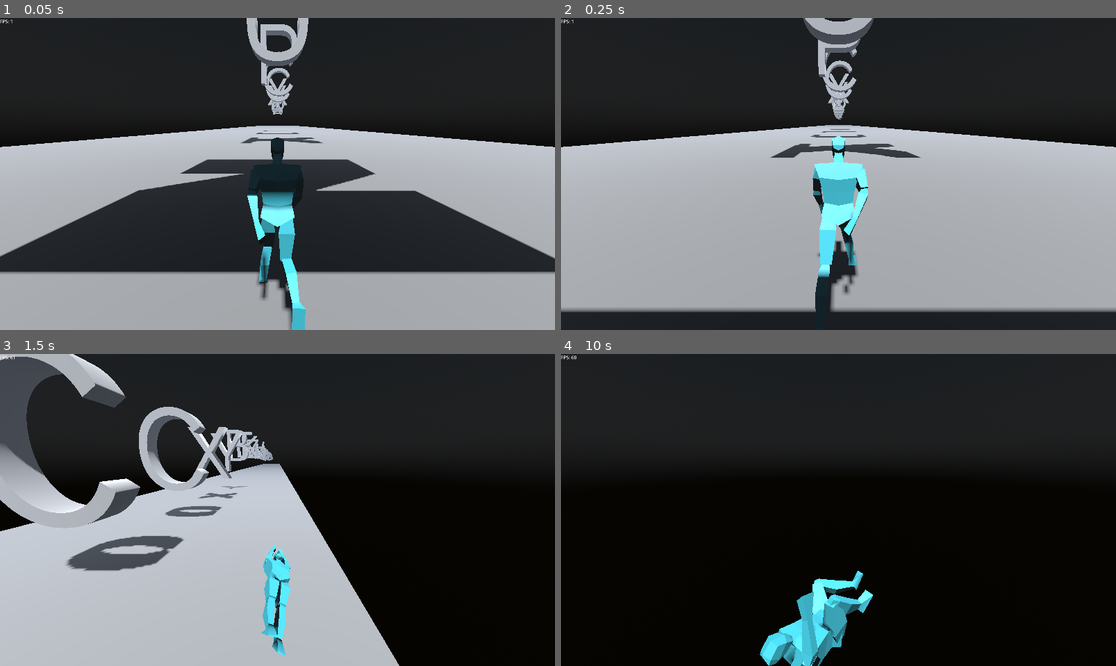
Above: before the commit, frames 1-4 (two rows, left to right).
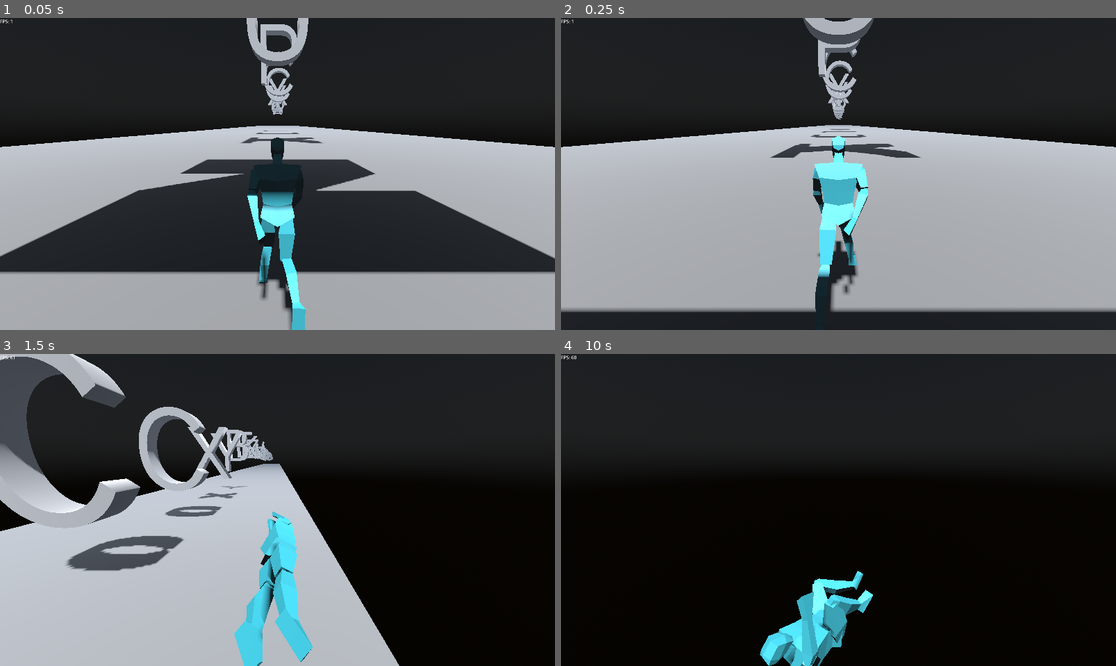
Above: after the commit, the same moments.

Repository: Togira123/Escape-the-Server
Game: Godot game, scene res://scenes/main.tscn
Two runs of this game, one before a commit and one after it. Both use one fixed random seed, a clock stepped at 60 frames per second and the inputs below.
Inputs:
- Up to frame 1 (0.05 s): no input
- Up to frame 2 (0.25 s): no input
- Up to frame 3 (1.5 s): hold D (move_right) 0.53-1.28 s; tap Shift (roll) at 0.6 s; tap Space (jump) at 0.77, 0.8, 1.07, 1.35 s; hold A (move_left) from 1.28 s (still down)
- Up to frame 4 (10 s): tap Space (jump) at 1.52, 1.82, 2.3, 3.02, 3.32, 3.6, 3.77, 4.07, 4.52, 4.82, 5.3, 5.85, 6.02, 6.32, 6.77, 6.8, 7.07, 7.52, 7.82, 8.1, 9.02, 9.32, 9.77, 9.8 s; tap Shift (roll) at 1.55, 2.1, 2.85, 4.35, 5.1, 6.05, 6.6, 7.35, 8.85, 9.6 s; release A (move_left) at 2.03 s; hold D (move_right) 2.03-3.53 s; hold A (move_left) 3.53-5.78 s; hold D (move_right) 5.78-8.03 s; hold A (move_left) 8.03-9.53 s; hold D (move_right) from 9.53 s (still down)

The runs differ from the first frame. In frame 3, 3.2% of the frame differs, in the area x 42-57%, y 50-100%; in frame 4, less than 0.1%.

Commit message:
fixed rotation for spinning

Diff:
--- a/scenes/camera_3d.gd
+++ b/scenes/camera_3d.gd
@@ -11,4 +11,4 @@
 func _process(delta):
 	position.z = player.position.z - 2
 	position.x = player.position.x
-	position.y = player.position.y + 2
+	position.y = player.position.y + 1
--- a/scenes/player.tscn
+++ b/scenes/player.tscn
@@ -798,13 +798,18 @@
 [sub_resource type="AnimationNodeAnimation" id="AnimationNodeAnimation_ryhfy"]
 animation = &"run"
 
-[sub_resource type="AnimationNodeAnimation" id="AnimationNodeAnimation_f2n4p"]
+[sub_resource type="AnimationNodeTimeScale" id="AnimationNodeTimeScale_2b5dx"]
+
+[sub_resource type="AnimationNodeAnimation" id="AnimationNodeAnimation_hqaga"]
 animation = &"spin"
 
-[sub_resource type="AnimationNodeStateMachineTransition" id="AnimationNodeStateMachineTransition_yhkwf"]
-xfade_time = 0.1
-switch_mode = 2
-advance_mode = 2
+[sub_resource type="AnimationNodeBlendTree" id="AnimationNodeBlendTree_wlwpi"]
+graph_offset = Vector2(-394.56, 31.68)
+nodes/TimeScale/node = SubResource("AnimationNodeTimeScale_2b5dx")
+nodes/TimeScale/position = Vector2(110, 200)
+nodes/spin/node = SubResource("AnimationNodeAnimation_hqaga")
+nodes/spin/position = Vector2(-80, 180)
+node_connections = [&"TimeScale", 0, &"spin", &"output", 0, &"TimeScale"]
 
 [sub_resource type="AnimationNodeStateMachineTransition" id="AnimationNodeStateMachineTransition_2tlv1"]
 xfade_time = 0.1
@@ -839,10 +844,15 @@
 advance_mode = 2
 advance_condition = &"is_rolling"
 
-[sub_resource type="AnimationNodeStateMachineTransition" id="AnimationNodeStateMachineTransition_0xsl3"]
+[sub_resource type="AnimationNodeStateMachineTransition" id="AnimationNodeStateMachineTransition_lifr4"]
 xfade_time = 0.1
 advance_mode = 2
 advance_condition = &"is_spinning"
+
+[sub_resource type="AnimationNodeStateMachineTransition" id="AnimationNodeStateMachineTransition_loe5l"]
+xfade_time = 0.1
+switch_mode = 2
+advance_mode = 2
 
 [sub_resource type="AnimationNodeStateMachine" id="AnimationNodeStateMachine_0aqrh"]
 states/jump_blend_tree/node = SubResource("AnimationNodeBlendTree_t35ax")
@@ -851,104 +861,106 @@
 states/roll/position = Vector2(472.088, 198.67)
 states/run/node = SubResource("AnimationNodeAnimation_ryhfy")
 states/run/position = Vector2(338.587, 100.585)
-states/spin/node = SubResource("AnimationNodeAnimation_f2n4p")
-states/spin/position = Vector2(607.588, 97.835)
-transitions = ["spin", "run", SubResource("AnimationNodeStateMachineTransition_yhkwf"), "run", "roll", SubResource("AnimationNodeStateMachineTransition_2tlv1"), "roll", "run", SubResource("AnimationNodeStateMachineTransition_gmcbe"), "Start", "run", SubResource("AnimationNodeStateMachineTransition_tcjwd"), "run", "jump_blend_tree", SubResource("AnimationNodeStateMachineTransition_v4qp6"), "roll", "jump_blend_tree", SubResource("AnimationNodeStateMachineTransition_65awk"), "jump_blend_tree", "run", SubResource("AnimationNodeStateMachineTransition_hovqr"), "jump_blend_tree", "roll", SubResource("AnimationNodeStateMachineTransition_8lgl6"), "jump_blend_tree", "spin", SubResource("AnimationNodeStateMachineTransition_0xsl3")]
+states/spin_blend_tree/node = SubResource("AnimationNodeBlendTree_wlwpi")
+states/spin_blend_tree/position = Vector2(657.088, 99.9169)
+transitions = ["run", "roll", SubResource("AnimationNodeStateMachineTransition_2tlv1"), "roll", "run", SubResource("AnimationNodeStateMachineTransition_gmcbe"), "Start", "run", SubResource("AnimationNodeStateMachineTransition_tcjwd"), "run", "jump_blend_tree", SubResource("AnimationNodeStateMachineTransition_v4qp6"), "roll", "jump_blend_tree", SubResource("AnimationNodeStateMachineTransition_65awk"), "jump_blend_tree", "run", SubResource("AnimationNodeStateMachineTransition_hovqr"), "jump_blend_tree", "roll", SubResource("AnimationNodeStateMachineTransition_8lgl6"), "jump_blend_tree", "spin_blend_tree", SubResource("AnimationNodeStateMachineTransition_lifr4"), "spin_blend_tree", "run", SubResource("AnimationNodeStateMachineTransition_loe5l")]
 graph_offset = Vector2(43.0875, -57.33)
 
 [sub_resource type="CapsuleShape3D" id="CapsuleShape3D_uwwos"]
 radius = 0.35
 
 [node name="Player" type="CharacterBody3D"]
+transform = Transform3D(1, 0, 0, 0, 1, 0, 0, 0, 1, 2.08165e-12, 1, 2.08165e-12)
 collision_layer = 8
 script = ExtResource("1_s8ajv")
 
 [node name="Armature" type="Node3D" parent="."]
+transform = Transform3D(1, 0, 0, 0, 1, 0, 0, 0, 1, 2.08165e-12, -1, 2.08165e-12)
 
 [node name="Skeleton3D" type="Skeleton3D" parent="Armature"]
 bones/0/name = "body"
 bones/0/parent = -1
 bones/0/rest = Transform3D(1, 7.54952e-15, 2.38419e-07, -8.08066e-09, 0.999425, 0.0338927, -2.38282e-07, -0.0338927, 0.999425, 0, 1.03919, 0)
 bones/0/enabled = true
-bones/0/position = Vector3(-6.0947e-10, 1.00515, -4.00165e-09)
-bones/0/rotation = Quaternion(0.182972, 1.15583e-07, -7.33564e-08, 0.983118)
+bones/0/position = Vector3(-3.87584e-05, 0.98194, 8.02344e-07)
+bones/0/rotation = Quaternion(0.00400951, 0.000104544, -4.15175e-07, 0.999992)
 bones/0/scale = Vector3(1, 1, 1)
 bones/1/name = "head"
 bones/1/parent = 0
 bones/1/rest = Transform3D(1, -4.81815e-08, -2.33499e-07, 3.55271e-15, 0.979367, -0.202088, 2.38419e-07, 0.202088, 0.979367, 8.32283e-16, 0.562933, 0)
 bones/1/enabled = true
 bones/1/position = Vector3(8.32283e-16, 0.562933, 0)
-bones/1/rotation = Quaternion(0.151857, -1.17826e-07, 1.81028e-08, 0.988402)
+bones/1/rotation = Quaternion(0.0663761, -1.18945e-07, 7.91178e-09, 0.997795)
 bones/1/scale = Vector3(1, 1, 1)
 bones/2/name = "upperarm.l"
 bones/2/parent = 0
 bones/2/rest = Transform3D(-0.903905, 0.427493, -0.014317, -0.427487, -0.904014, -0.00362929, -0.0144943, 0.0028398, 0.999891, 0.199461, 0.509309, -0.0166663)
 bones/2/enabled = true
 bones/2/position = Vector3(0.199461, 0.509309, -0.0166663)
-bones/2/rotation = Quaternion(-0.021214, -0.0554284, 0.992544, -0.106464)
+bones/2/rotation = Quaternion(0.00964472, 0.938612, 0.338525, -0.0656948)
 bones/2/scale = Vector3(0.999999, 1, 1)
 bones/3/name = "lowerarm.l"
 bones/3/parent = 2
 bones/3/rest = Transform3D(0.998822, 0.0469059, -0.01246, -0.0485054, 0.973396, -0.223936, 0.00162455, 0.224277, 0.974524, 7.73479e-08, 0.279766, -1.39698e-09)
 bones/3/enabled = true
 bones/3/position = Vector3(7.73479e-08, 0.279766, -1.39698e-09)
-bones/3/rotation = Quaternion(0.112196, 0.0122497, -0.16255, 0.980224)
+bones/3/rotation = Quaternion(0.193819, -0.0034217, -0.0126976, 0.980949)
 bones/3/scale = Vector3(1, 1, 1)
 bones/4/name = "upperleg.l"
 bones/4/parent = 0
 bones/4/rest = Transform3D(-0.997591, 0.0694736, 0.00018024, -0.0694349, -0.996927, -0.0362756, -0.00234052, -0.0362004, 0.999344, 0.0927817, 0.0300752, -0.0104341)
 bones/4/enabled = true
 bones/4/position = Vector3(0.0927817, 0.0300752, -0.0104341)
-bones/4/rotation = Quaternion(-0.0394577, 0.542089, 0.839272, 0.014353)
-bones/4/scale = Vector3(1.00002, 0.999998, 1.00001)
+bones/4/rotation = Quaternion(0.0573662, -0.0434055, 0.997242, 0.0182464)
+bones/4/scale = Vector3(1.00002, 1, 1)
 bones/5/name = "lowerleg.l"
 bones/5/parent = 4
 bones/5/rest = Transform3D(0.999871, -0.0160162, -0.0014503, 0.0160817, 0.996007, 0.0878173, 3.80125e-05, -0.0878292, 0.996135, -1.26857e-08, 0.486798, 6.18456e-11)
 bones/5/enabled = true
 bones/5/position = Vector3(-1.26857e-08, 0.486798, 6.18456e-11)
-bones/5/rotation = Quaternion(-0.66834, -0.000271594, 0.122134, 0.733761)
+bones/5/rotation = Quaternion(-0.260905, -0.000359352, 0.0476784, 0.964186)
 bones/5/scale = Vector3(1, 1, 1)
 bones/6/name = "foot.l"
 bones/6/parent = 5
 bones/6/rest = Transform3D(0.999874, -0.00668741, 0.0143948, 0.0158086, 0.338349, -0.940888, 0.00142162, 0.940997, 0.338413, -7.6916e-09, 0.494695, -3.60887e-09)
 bones/6/enabled = true
 bones/6/position = Vector3(-7.6916e-09, 0.494695, -3.60887e-09)
-bones/6/rotation = Quaternion(0.478677, 0.00458075, -0.0909235, 0.873259)
-bones/6/scale = Vector3(1, 1, 1)
+bones/6/rotation = Quaternion(0.208394, 0.0705931, 0.0024675, 0.975491)
+bones/6/scale = Vector3(1.00001, 0.999993, 1.00001)
 bones/7/name = "upperarm.r"
 bones/7/parent = 0
 bones/7/rest = Transform3D(-0.903905, -0.427493, 0.0143165, 0.427487, -0.904014, -0.00362929, 0.0144938, 0.0028396, 0.999891, -0.199461, 0.509309, -0.0166664)
 bones/7/enabled = true
 bones/7/position = Vector3(-0.199461, 0.509309, -0.0166664)
-bones/7/rotation = Quaternion(-0.00235152, 0.149342, 0.983488, 0.102192)
+bones/7/rotation = Quaternion(-0.0396488, 0.891524, 0.442961, 0.0860171)
 bones/7/scale = Vector3(0.999999, 1, 1)
 bones/8/name = "lowerarm.r"
 bones/8/parent = 7
 bones/8/rest = Transform3D(0.998822, -0.0469059, 0.01246, 0.0485054, 0.973396, -0.223936, -0.00162455, 0.224277, 0.974524, -7.73707e-08, 0.279766, -4.65661e-10)
 bones/8/enabled = true
 bones/8/position = Vector3(-7.73707e-08, 0.279766, -4.65661e-10)
-bones/8/rotation = Quaternion(0.112777, -0.00438281, 0.0936839, 0.989184)
+bones/8/rotation = Quaternion(0.265264, 0.0210704, 0.0038771, 0.963938)
 bones/8/scale = Vector3(1, 1, 1)
 bones/9/name = "upperleg.r"
 bones/9/parent = 0
 bones/9/rest = Transform3D(-0.997591, -0.0694735, -0.000180643, 0.0694349, -0.996927, -0.0362756, 0.00234012, -0.0362004, 0.999344, -0.0927817, 0.0300752, -0.0104342)
 bones/9/enabled = true
 bones/9/position = Vector3(-0.0927817, 0.0300752, -0.0104342)
-bones/9/rotation = Quaternion(-0.00363949, 0.165333, 0.986019, 0.0204528)
-bones/9/scale = Vector3(1.00002, 0.999999, 1)
+bones/9/rotation = Quaternion(0.0177742, 0.266282, 0.963556, -0.0183546)
+bones/9/scale = Vector3(1.00002, 0.999997, 1.00001)
 bones/10/name = "lowerleg.r"
 bones/10/parent = 9
 bones/10/rest = Transform3D(0.999871, 0.0160162, 0.0014503, -0.0160817, 0.996007, 0.0878173, -3.80127e-05, -0.0878292, 0.996135, -2.08375e-08, 0.486799, -1.2169e-09)
 bones/10/enabled = true
 bones/10/position = Vector3(-2.08375e-08, 0.486799, -1.2169e-09)
-bones/10/rotation = Quaternion(-0.21538, 0.000363674, -0.0393591, 0.975737)
+bones/10/rotation = Quaternion(-0.316898, 0.0003527, -0.0579107, 0.94669)
 bones/10/scale = Vector3(1, 1, 1)
 bones/11/name = "foot.r"
 bones/11/parent = 10
 bones/11/rest = Transform3D(0.999874, 0.0066874, -0.0143948, -0.0158086, 0.338349, -0.940888, -0.00142161, 0.940997, 0.338412, 1.60734e-08, 0.494695, -3.25963e-09)
 bones/11/enabled = true
 bones/11/position = Vector3(1.60734e-08, 0.494695, -3.25963e-09)
-bones/11/rotation = Quaternion(0.631502, 0.0037825, 0.013158, 0.775253)
+bones/11/rotation = Quaternion(0.0617749, -0.0168049, 0.0303569, 0.997487)
 bones/11/scale = Vector3(1, 1, 1)
 
 [node name="Cube" type="MeshInstance3D" parent="Armature/Skeleton3D"]
@@ -961,7 +973,7 @@
 }
 
 [node name="CollisionShape3D" type="CollisionShape3D" parent="."]
-transform = Transform3D(1, 0, 0, 0, 1, 0, 0, 0, 1, 0, 1, 0)
+transform = Transform3D(1, 0, 0, 0, 1, 0, 0, 0, 1, 2.08165e-12, 2.08165e-12, 2.08165e-12)
 shape = SubResource("CapsuleShape3D_rwwv2")
 
 [node name="AnimationTree" type="AnimationTree" parent="."]
@@ -971,6 +983,7 @@
 parameters/conditions/is_rolling = false
 parameters/conditions/is_spinning = false
 parameters/jump_blend_tree/TimeScale/scale = 0.8
+parameters/spin_blend_tree/TimeScale/scale = 1.5
 
 [node name="Hitbox" type="Area3D" parent="."]
 collision_layer = 0
@@ -978,7 +991,7 @@
 monitorable = false
 
 [node name="CollisionShape3D" type="CollisionShape3D" parent="Hitbox"]
-transform = Transform3D(1, 0, 0, 0, 1, 0, 0, 0, 1, 0, 2, 0)
+transform = Transform3D(1, 0, 0, 0, 1, 0, 0, 0, 1, 2.08165e-12, 2.08165e-12, 2.08165e-12)
 shape = SubResource("CapsuleShape3D_uwwos")
 
 [connection signal="animation_finished" from="AnimationTree" to="." method="_on_animation_tree_animation_finished"]
--- a/scripts/player.gd
+++ b/scripts/player.gd
@@ -34,6 +34,7 @@
 			velocity.y -= FALL_ACCELERATION * delta
 	else:
 		has_spinned = false
+		# make sure that character is standing normal after spinning
 		rotation.x = 0
 	# 	Handle jump
 		if Input.is_action_just_pressed("jump"):
@@ -59,9 +60,6 @@
 		velocity.z = direction.z * SPEED
 		armature.rotation.y = lerp_angle(armature.rotation.y, atan2(velocity.x, velocity.z), LERP_VAL)
 
-	#print(animation_tree.get("parameters/movements/blend_position"))
-	#animation_tree.set("parameters/walk_to_run/blend_position", 1)
-
 	# make sure to spawn in new ground
 	if position.z > (level.module_count - level.LOADED_MODULES_SIZE + 2) * level.OFFSET:
 		level.spawn_module(level.module_count * level.OFFSET)
Not shown: 1 places in scenes/player.tscn that only renumber resources
